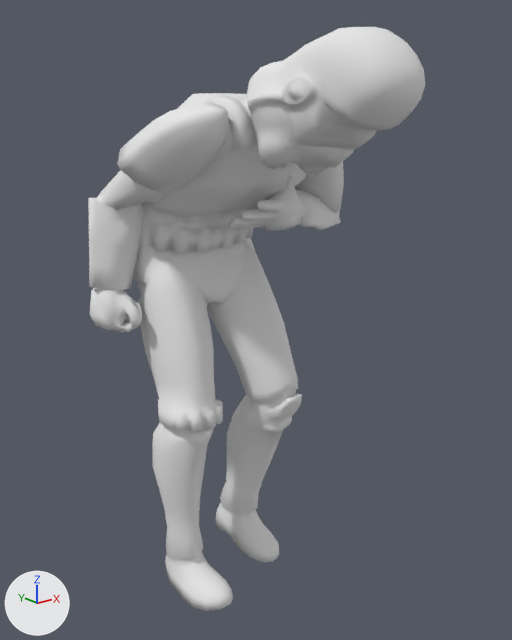
One commit to the OBJ model Resource/Models/Move_000222.obj: the scene before it, then after it.
Camera for both pictures: a 50 mm camera at (-2.2, -3.27, 1.78) aimed at (0.05, -0.46, 0.66). Every picture has the same lights, and +X, +Y and +Z are marked at lower left. Where no turn or scale is listed for an object, it has been applied to the vertices.

The first picture shows 'Stormtrooper.001_Stormtrooper'.
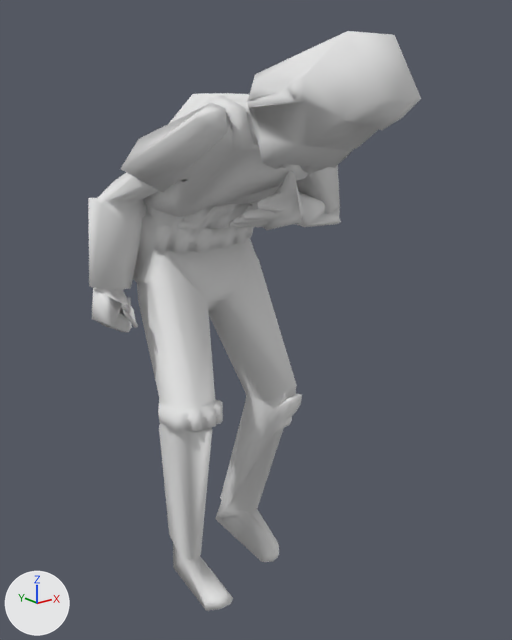
What differs and where, as boxes [x1, y1, x2, y2] in the pictures (512 x 640 px):
'Stormtrooper.001_Stormtrooper', reshaped
    before: [88, 27, 425, 611]
    after: [88, 31, 421, 611]
part 1 of me_stormtrooper_001_stormtrooper, deleted
    before: [88, 27, 425, 611]

What changed in the scene script:
```text
Change me_stormtrooper_001_stormtrooper:
    used by ob_stormtrooper_001_stormtrooper; location = (0.0, 0.0, 0.0)
    remove me_stormtrooper_001_stormtrooper.from_pydata(...)  # 3275 vertices, 6518 faces; spans x -0.63..0.74, y -1.45..0.42, z -1.04..2.05
    add me_stormtrooper_001_stormtrooper.from_pydata(...)  # 887 vertices, 1750 faces; spans x -0.63..0.74, y -1.44..0.41, z -1.04..2.02
    me_stormtrooper_001_stormtrooper part 1: 2388 vertices removed from x -0.63..0.73, y -1.45..0.42, z -1.04..2.05
```
